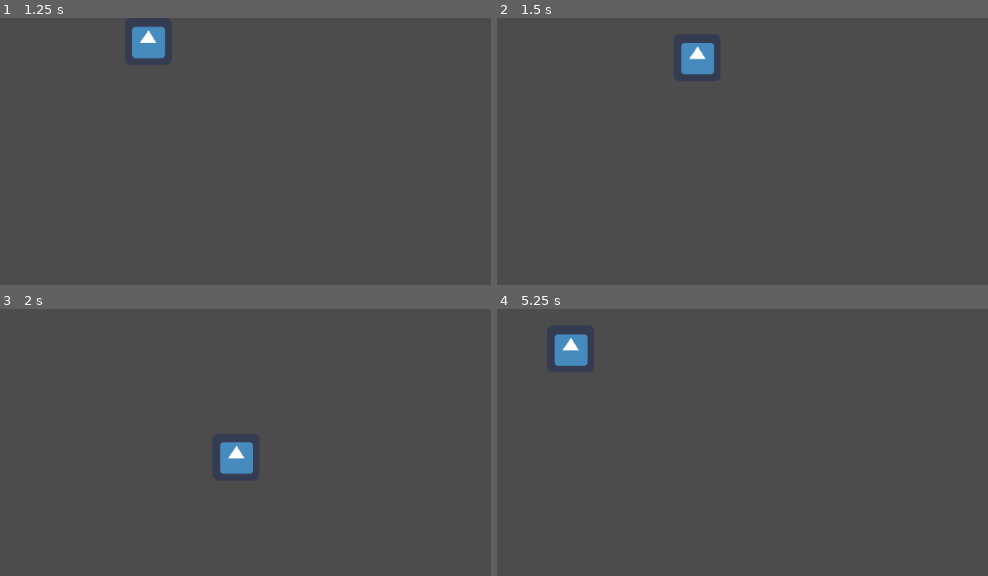
Above: before the commit, frames 1-4 (two rows, left to right).
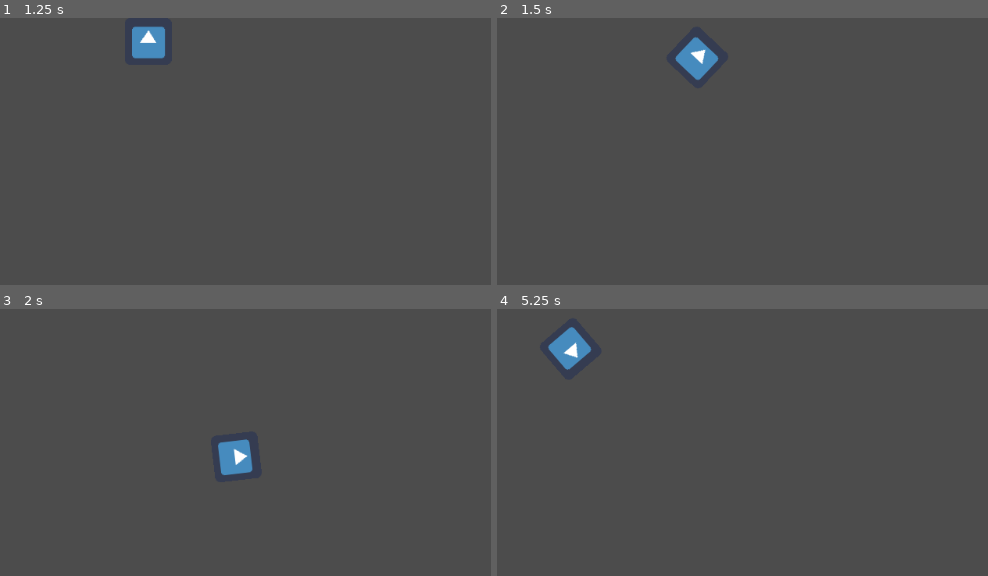
Above: after the commit, the same moments.

Repository: cliftonpalmer/move-it-meato
Game: Godot game, scene res://player.tscn
Same seed, same stepped clock (60 frames per second), same inputs: the game is played once before the commit and once after it. The engine's default icon, where the game draws it, is replaced by a stand-in: a white triangle on a blue panel in a dark square.
Inputs:
- Up to frame 1 (1.25 s): tap Enter at 0.5 s; hold Right (ui_right) from 0.53 s (still down)
- Up to frame 2 (1.5 s): release Right (ui_right) at 1.28 s; hold Down (ui_down) from 1.28 s (still down)
- Up to frame 3 (2 s): keep holding Down (ui_down)
- Up to frame 4 (5.25 s): release Down (ui_down) at 2.03 s; hold Right (ui_right) 2.03-2.78 s; hold Up (ui_up) 2.78-3.53 s; hold Left (ui_left) 3.53-5.03 s; hold Down (ui_down) from 5.03 s (still down)

Frame 1 is identical in both runs. In frame 2, 0.4% of the frame differs, in the area x 36-46%, y 7-24%; in frame 3, 0.3%; in frame 4, 0.5%, in the area x 10-20%, y 6-23%.

Commit message:
Player faces the direction of movement

Diff:
--- a/player.gd
+++ b/player.gd
@@ -32,5 +32,8 @@
 	velocity.x *= FRICTION
 	velocity.y *= FRICTION
 
+	# face the direction I'm moving
+	rotation = velocity.angle()
+
 	# apply force
 	move_and_slide(velocity)
